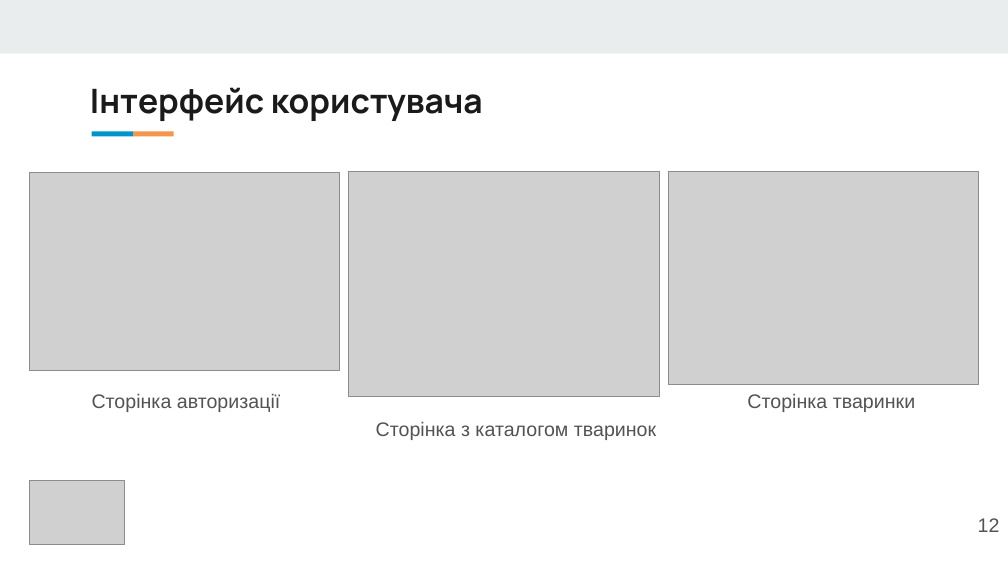
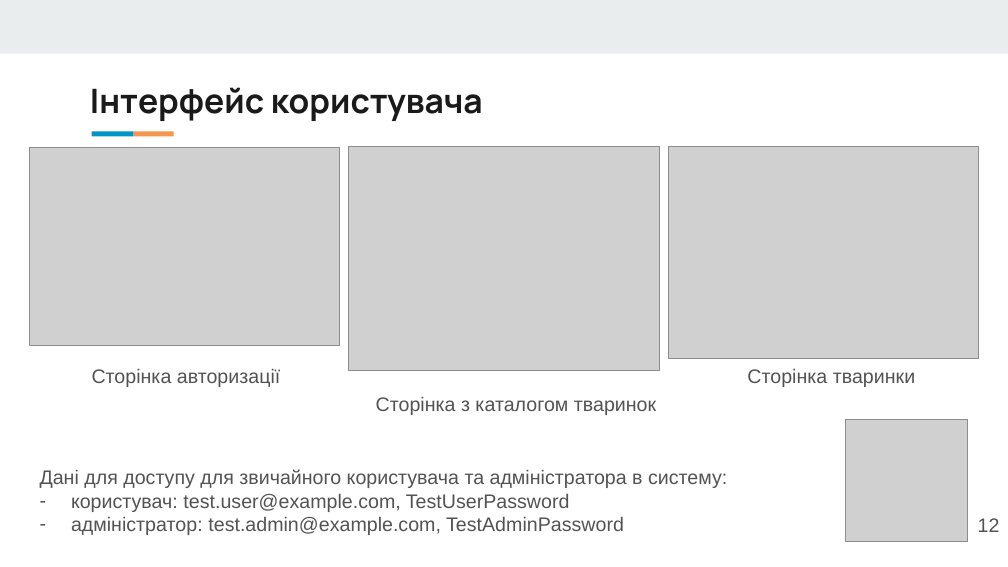
Before and after one commit to NureBobrykMaksym/2025_B_PI_PZPI-21-2_Bobryk_M_Y, a slide deck: slide 12 of 2025_Б_ПІ_ПЗПІ-21-2_Бобрик_М_Я.pptx. Drawn at 1008x567 pixels with LibreOffice and Linux fonts; fonts in the diff are those of the drawing; grey boxes stand for pictures. Boxes give left, top, right and bottom in pixels: in the first picture for what was removed or moved away, otherwise in the second. Text is boxed around its words. In the diff, an @@ line names an element or a change of style, - is before the commit and + after.

```diff
--- a/2025_Б_ПІ_ПЗПІ-21-2_Бобрик_М_Я.pptx
+++ b/2025_Б_ПІ_ПЗПІ-21-2_Бобрик_М_Я.pptx
@@ 3 pictures, 3 texts: place and size @@
-3 pictures, 3 texts at [29,171,979,440]
+3 pictures, 3 texts at [29,146,979,415]
@@ picture added at [846,419,968,541] @@
@@ text added at [40,469,727,535], 14 pt, text #535353 @@
+Дані для доступу для звичайного користувача та адміністратора в систему:
+– користувач: test.user@example.com, TestUserPassword
+– адміністратор: test.admin@example.com, TestAdminPassword
@@ picture removed at [29,481,124,545] @@
```
Also in this commit, not shown: 3 other slides changed, 1 slide added, 1 other file.
